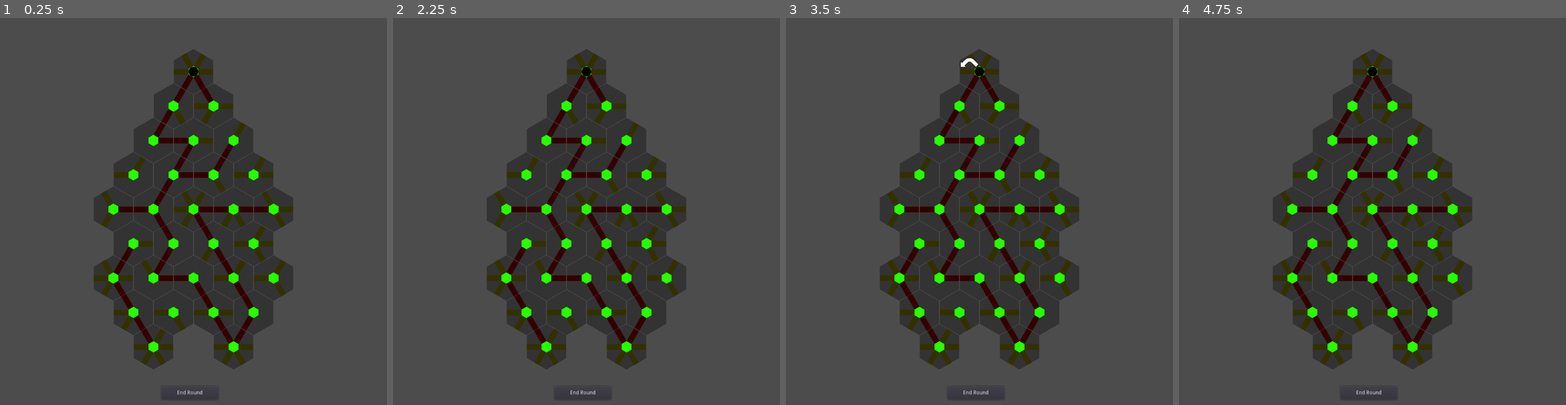
Above: before the commit, frames 1-4 (left to right).
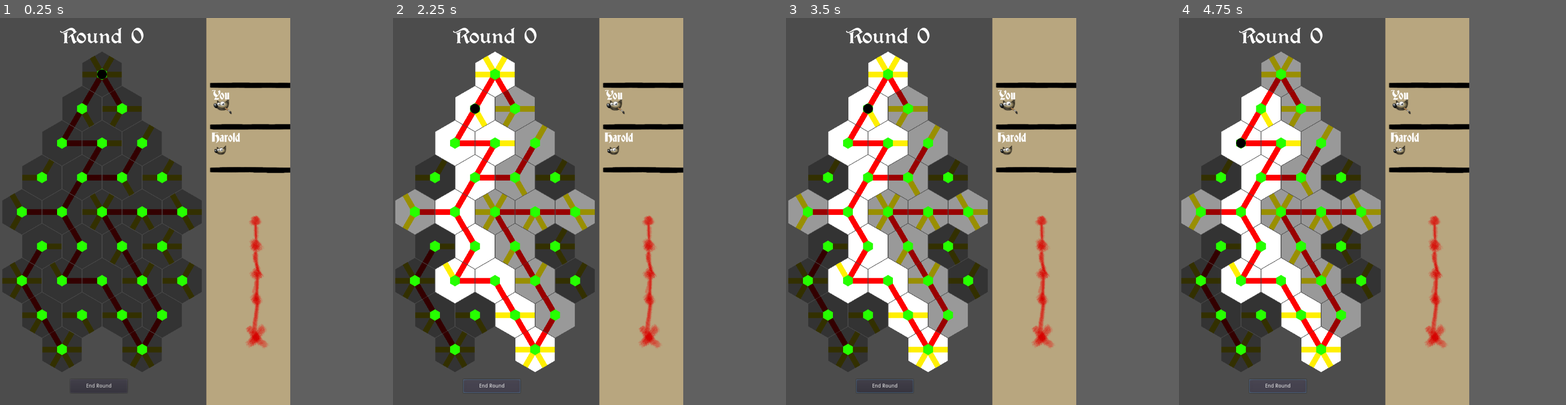
Above: after the commit, the same moments.

Repository: ollie-d/soul_weaver_LD53
Game: Godot game, scene res://Scenes/Levels/BaseLevel.tscn
Same seed, same stepped clock (60 frames per second), same inputs: the game is played once before the commit and once after it.
Inputs (mouse positions are in pixels of both pictures, inside the frame that each line leads up to):
- Up to frame 1 (0.25 s): no input
- Up to frame 2 (2.25 s): click (574, 72) at 0.52 s; click (598, 72) at 1.27 s; click (524, 385) at 2 s, where only the run after the commit has a clickable "End Round"
- Up to frame 3 (3.5 s): click (967, 72) at 2.77 s
- Up to frame 4 (4.75 s): click (1384, 72) at 3.52 s; click (1310, 385) at 4.25 s, where only the run after the commit has a clickable "End Round"
In our replay, the window is 800x800 before the commit and 600x800 after it. These sizes can differ from the game's own. Grey fills any space a smaller window leaves; there, only what the larger window draws over its background counts as a difference.

The runs differ from the first frame. In frame 1, 48% of the frame differs, in the area x 0-76%, y 0-100%; in frame 2, 53%; in frame 3, 53%; in frame 4, 53%.

Commit message:
Spaghetti
Oh man. I have hacked together something super nasty. It turns out using physics_process to calculate path connections is a mediocre idea since now I need to actually use a timer with a delay to wait for my connections to process via physics timer before I can calculate the next path. Super duper hacky, I would redo this in a hearbeat if I had time, but it seems to pick the correct path all of the time now... So now that the rules are set, I can finally make the game!

Diff:
--- a/Godot/Scenes/Globals/global_astar.gd
+++ b/Godot/Scenes/Globals/global_astar.gd
@@ -1,8 +1,9 @@
 extends Node
-
 
 onready var astar = AStar2D.new()
 var astar_dict = {}
+var astar_rev_dict = {}
+var end_point = "Start"
 
 # Called when the node enters the scene tree for the first time.
 func _ready():
--- a/Godot/Scenes/Levels/BaseLevel.tscn
+++ b/Godot/Scenes/Levels/BaseLevel.tscn
@@ -1,14 +1,33 @@
-[gd_scene load_steps=5 format=2]
+[gd_scene load_steps=14 format=2]
 
 [ext_resource path="res://Scenes/Board.tscn" type="PackedScene" id=1]
 [ext_resource path="res://Scenes/Tile.tscn" type="PackedScene" id=2]
 [ext_resource path="res://Scenes/PathFinder.gd" type="Script" id=3]
 [ext_resource path="res://Scenes/Soul.tscn" type="PackedScene" id=4]
+[ext_resource path="res://Assets/Fonts/Augusta.ttf" type="DynamicFontData" id=5]
+[ext_resource path="res://Assets/Sprites/layer_indicator.png" type="Texture" id=6]
+[ext_resource path="res://Assets/Sprites/turn_indicator.png" type="Texture" id=7]
+[ext_resource path="res://Assets/Fonts/Deutsch.ttf" type="DynamicFontData" id=8]
+[ext_resource path="res://Assets/Fonts/RobotoSlab-VariableFont_wght.ttf" type="DynamicFontData" id=9]
+[ext_resource path="res://Scenes/Levels/Level01.gd" type="Script" id=10]
+
+[sub_resource type="DynamicFont" id=1]
+size = 64
+font_data = ExtResource( 5 )
+
+[sub_resource type="DynamicFont" id=2]
+size = 32
+font_data = ExtResource( 8 )
+
+[sub_resource type="DynamicFont" id=3]
+size = 18
+font_data = ExtResource( 9 )
 
 [node name="Level" type="Node2D"]
+script = ExtResource( 10 )
 
 [node name="Board" parent="." instance=ExtResource( 1 )]
-position = Vector2( -1, 25 )
+position = Vector2( -243, 32 )
 script = ExtResource( 3 )
 
 [node name="Start" parent="Board" instance=ExtResource( 2 )]
@@ -22,6 +41,7 @@
 path_330 = false
 tile_type = "Neutral"
 layer = 1
+can_rotate = true
 
 [node name="R1_01" parent="Board" instance=ExtResource( 2 )]
 position = Vector2( 566, 208 )
@@ -29,6 +49,7 @@
 path_150 = false
 tile_type = "Neutral"
 layer = 1
+can_rotate = true
 
 [node name="R2_00" parent="Board" instance=ExtResource( 2 )]
 position = Vector2( 407, 299 )
@@ -38,6 +59,7 @@
 path_330 = false
 tile_type = "Neutral"
 layer = 2
+can_rotate = true
 
 [node name="R2_01" parent="Board" instance=ExtResource( 2 )]
 position = Vector2( 513, 299 )
@@ -47,6 +69,7 @@
 tile_type = "Neutral"
 layer = 2
 astar_weight = 0.95
+can_rotate = true
 
 [node name="R2_02" parent="Board" instance=ExtResource( 2 )]
 position = Vector2( 619, 299 )
@@ -56,6 +79,7 @@
 path_330 = false
 tile_type = "Neutral"
 layer = 2
+can_rotate = true
 
 [node name="R3_00" parent="Board" instance=ExtResource( 2 )]
 position = Vector2( 354, 390 )
@@ -65,6 +89,7 @@
 path_330 = false
 tile_type = "Neutral"
 layer = 3
+can_rotate = true
 
 [node name="R3_01" parent="Board" instance=ExtResource( 2 )]
 position = Vector2( 460, 390 )
@@ -74,6 +99,7 @@
 tile_type = "Neutral"
 layer = 3
 astar_weight = 0.95
+can_rotate = true
 
 [node name="R3_02" parent="Board" instance=ExtResource( 2 )]
 position = Vector2( 566, 390 )
@@ -83,6 +109,7 @@
 tile_type = "Neutral"
 layer = 3
 astar_weight = 0.95
+can_rotate = true
 
 [node name="R3_03" parent="Board" instance=ExtResource( 2 )]
 position = Vector2( 672, 390 )
@@ -91,6 +118,7 @@
 path_330 = false
 tile_type = "Neutral"
 layer = 3
+can_rotate = true
 
 [node name="R4_00" parent="Board" instance=ExtResource( 2 )]
 position = Vector2( 301, 481 )
@@ -99,6 +127,7 @@
 path_270 = false
 tile_type = "Neutral"
 layer = 4
+can_rotate = true
 
 [node name="R4_01" parent="Board" instance=ExtResource( 2 )]
 position = Vector2( 407, 481 )
@@ -108,6 +137,7 @@
 tile_type = "Neutral"
 layer = 4
 astar_weight = 0.99
+can_rotate = true
 
 [node name="R4_02" parent="Board" instance=ExtResource( 2 )]
 position = Vector2( 513, 481 )
@@ -122,6 +152,7 @@
 tile_type = "Neutral"
 layer = 4
 astar_weight = 0.99
+can_rotate = true
 
 [node name="R4_04" parent="Board" instance=ExtResource( 2 )]
 position = Vector2( 725, 481 )
@@ -129,6 +160,7 @@
 path_210 = false
 tile_type = "Neutral"
 layer = 4
+can_rotate = true
 
 [node name="R5_00" parent="Board" instance=ExtResource( 2 )]
 position = Vector2( 354, 572 )
@@ -138,6 +170,7 @@
 path_330 = false
 tile_type = "Neutral"
 layer = 5
+can_rotate = true
 
 [node name="R5_01" parent="Board" instance=ExtResource( 2 )]
 position = Vector2( 460, 572 )
@@ -148,6 +181,7 @@
 tile_type = "Neutral"
 layer = 5
 astar_weight = 0.95
+can_rotate = true
 
 [node name="R5_02" parent="Board" instance=ExtResource( 2 )]
 position = Vector2( 566, 572 )
@@ -157,6 +191,7 @@
 tile_type = "Neutral"
 layer = 5
 astar_weight = 0.95
+can_rotate = true
 
 [node name="R5_03" parent="Board" instance=ExtResource( 2 )]
 position = Vector2( 672, 572 )
@@ -164,6 +199,7 @@
 path_330 = false
 tile_type = "Neutral"
 layer = 5
+can_rotate = true
 
 [node name="R6_00" parent="Board" instance=ExtResource( 2 )]
 position = Vector2( 301, 663 )
@@ -178,6 +214,7 @@
 tile_type = "Neutral"
 layer = 6
 astar_weight = 0.99
+can_rotate = true
 
 [node name="R6_02" parent="Board" instance=ExtResource( 2 )]
 position = Vector2( 513, 663 )
@@ -188,6 +225,7 @@
 tile_type = "Neutral"
 layer = 6
 astar_weight = 0.95
+can_rotate = true
 
 [node name="R6_03" parent="Board" instance=ExtResource( 2 )]
 position = Vector2( 619, 663 )
@@ -196,6 +234,7 @@
 tile_type = "Neutral"
 layer = 6
 astar_weight = 0.99
+can_rotate = true
 
 [node name="R6_04" parent="Board" instance=ExtResource( 2 )]
 position = Vector2( 725, 663 )
@@ -204,6 +243,7 @@
 path_330 = false
 tile_type = "Neutral"
 layer = 6
+can_rotate = true
 
 [node name="R7_00" parent="Board" instance=ExtResource( 2 )]
 position = Vector2( 354, 754 )
@@ -211,6 +251,7 @@
 path_90 = false
 tile_type = "Neutral"
 layer = 7
+can_rotate = true
 
 [node name="R7_01" parent="Board" instance=ExtResource( 2 )]
 position = Vector2( 460, 754 )
@@ -221,6 +262,7 @@
 tile_type = "Neutral"
 layer = 7
 astar_weight = 0.95
+can_rotate = true
 
 [node name="R7_02" parent="Board" instance=ExtResource( 2 )]
 position = Vector2( 566, 754 )
@@ -229,6 +271,7 @@
 tile_type = "Neutral"
 layer = 7
 astar_weight = 0.95
+can_rotate = true
 
 [node name="R7_03" parent="Board" instance=ExtResource( 2 )]
 position = Vector2( 672, 754 )
@@ -238,6 +281,7 @@
 path_270 = false
 tile_type = "Neutral"
 layer = 7
+can_rotate = true
 
 [node name="Enemy_Win" parent="Board" instance=ExtResource( 2 )]
 position = Vector2( 407, 845 )
@@ -256,10 +300,68 @@
 scale = Vector2( 0.4, 0.4 )
 
 [node name="Button" type="Button" parent="Board"]
-margin_left = 428.0
-margin_top = 949.0
-margin_right = 579.0
-margin_bottom = 985.0
+margin_left = 429.0
+margin_top = 924.0
+margin_right = 580.0
+margin_bottom = 960.0
 text = "End Round"
 
+[node name="Label" type="Label" parent="."]
+anchor_left = 0.5
+anchor_right = 0.5
+margin_left = 159.0
+margin_top = 10.0
+margin_right = 383.0
+margin_bottom = 82.0
+custom_fonts/font = SubResource( 1 )
+text = "Round 0"
+
+[node name="Turn" type="Sprite" parent="."]
+position = Vector2( 669, 512 )
+texture = ExtResource( 7 )
+
+[node name="Layer" type="Sprite" parent="."]
+position = Vector2( 680, 689 )
+scale = Vector2( 0.4, 0.4 )
+texture = ExtResource( 6 )
+
+[node name="PlayerName" type="Label" parent="."]
+margin_left = 560.0
+margin_top = 188.0
+margin_right = 647.0
+margin_bottom = 223.0
+custom_fonts/font = SubResource( 2 )
+text = "You"
+
+[node name="EnemyName" type="Label" parent="."]
+margin_left = 560.0
+margin_top = 300.0
+margin_right = 647.0
+margin_bottom = 335.0
+custom_fonts/font = SubResource( 2 )
+text = "Harold"
+
+[node name="PlayerRotations" type="Label" parent="."]
+margin_left = 632.0
+margin_top = 225.0
+margin_right = 737.0
+margin_bottom = 245.0
+custom_fonts/font = SubResource( 3 )
+text = "Rotations left
+ 3/3"
+
+[node name="EnemyRotations" type="Label" parent="."]
+margin_left = 632.0
+margin_top = 341.0
+margin_right = 748.0
+margin_bottom = 365.0
+custom_fonts/font = SubResource( 3 )
+text = "Rotations left
+ 1/1"
+
+[node name="Timer" type="Timer" parent="."]
+wait_time = 0.1
+one_shot = true
+
 [connection signal="pressed" from="Board/Button" to="Board" method="_on_Button_pressed"]
+[connection signal="timeout" from="Timer" to="." method="_on_Timer_timeout"]
--- /dev/null
+++ b/Godot/Scenes/Levels/Level01.gd
@@ -0,0 +1,40 @@
+extends Node2D
+
+
+onready var enemy_name := "Harold"
+onready var max_enemy_rotations := 1
+onready var max_player_rotations := 3
+onready var enemy_rotations_remaining = max_enemy_rotations
+onready var player_rotations_remaining = max_player_rotations
+onready var turn := "Player"
+
+
+# Called when the node enters the scene tree for the first time.
+func _ready():
+	for child in $Board.get_children():
+		var id = child.get_name()
+		if ("_" in id) or ("Start" in id):
+			child.connect("rotated", self, "track_rotations")
+
+
+func track_rotations(undo):
+	var value = -1
+	if undo:
+		value = 1
+	if turn == "Player":
+		player_rotations_remaining += value
+		var text = "Rotations left\n{curr}/{max}"
+		$PlayerRotations.text =  text.format({"curr":player_rotations_remaining, "max": max_player_rotations})
+	elif turn == "Enemy":
+		enemy_rotations_remaining += value
+
+	# After rotation, execute path finding after a brief delay
+	$Timer.start()
+
+# Called every frame. 'delta' is the elapsed time since the previous frame.
+#func _process(delta):
+#	pass
+
+
+func _on_Timer_timeout():
+	$Board.path_find()
--- a/Godot/Scenes/PathFinder.gd
+++ b/Godot/Scenes/PathFinder.gd
@@ -26,10 +26,10 @@
 func _physics_process(delta):
 	pass
 
-
-func _on_Button_pressed():
+func path_find():
 	global_astar.astar = AStar2D.new()
 	global_astar.astar_dict = {}
+	global_astar.astar_rev_dict = {}
 	# Turn off all hexes first and add points to astar
 	var i := 0
 	for child in self.get_children():
@@ -39,6 +39,7 @@
 			child.optimal_tile = false
 			global_astar.astar.add_point(i, child.position, child.astar_weight)
 			global_astar.astar_dict[id] = i # map id to name in a dict
+			global_astar.astar_rev_dict[i] = id # map reverse of name to id
 			child.tile_name = id # set tile name for connecting
 			i += 1
 
@@ -78,17 +79,44 @@
 	elif enemy_win_connected and not player_win_connected:
 		# If player win is not connected, choose enemy path if it is
 		path = path_enemy
-	elif not enemy_win_connected and not player_win_connected:
-		# If neither goes to the end, choose the shortest path
-		if len(path_enemy) < len(path_player):
-			path = path_enemy
 	elif len(path_enemy) + len(path_player) == 0:
-		# If there is no path, doesn't matter?
-		pass
+		# If neither enemy nor player win connected, path to lowest point.
+		# This should be done for each layer
+		for child in self.get_children():
+			var id = child.get_name()
+			if ("_" in id) or ("Start" in id):
+				var connections = global_astar.astar.get_point_connections(global_astar.astar_dict[id])
+				if len(connections) > 0:
+					for c in connections:
+						var new_id = global_astar.astar_rev_dict[c]
+						if self.find_node(new_id).layer == self.find_node(global_astar.end_point).layer:
+							# If layers are equal, see which path is shorter
+							var start_point = global_astar.astar_dict[curr_tile.tile_name]
+							var path_current = global_astar.astar.get_id_path(start_point, global_astar.astar_dict[global_astar.end_point])
+							var path_new = global_astar.astar.get_id_path(start_point, global_astar.astar_dict[new_id])
+							if len(path_new) < len(path_current):
+								path = path_new
+								global_astar.end_point = new_id
+							else:
+								path = path_current
+						elif self.find_node(new_id).layer > self.find_node(global_astar.end_point).layer:
+							# If layer is deeper, set new path
+							var start_point = global_astar.astar_dict[curr_tile.tile_name]
+							path = global_astar.astar.get_id_path(start_point, global_astar.astar_dict[new_id])
+							global_astar.end_point = new_id
+				#else:
+				#	path = []
 
 	for item in global_astar.astar_dict.keys():
-		if global_astar.astar_dict[item] in path:
-			self.get_node(item).optimal_tile = true
+		if len(path) > 0:
+			if global_astar.astar_dict[item] in path:
+				self.get_node(item).optimal_tile = true
+
+	return path
+
+
+func _on_Button_pressed():
+	var path = path_find()
 
 	# Move soul to the next cell (if not trapped)
 	if len(path) > 1:
--- a/Godot/Scenes/Tile.gd
+++ b/Godot/Scenes/Tile.gd
@@ -1,5 +1,7 @@
 tool
 extends Node2D
+
+signal rotated(undo)
 
 export var path_30  := true setget disable_enable_30
 export var path_90  := true setget disable_enable_90
@@ -14,14 +16,21 @@
 
 export var astar_weight := 1.0 setget set_astar_weight
 
+export var can_rotate := true setget set_rotate
+
 var is_connected := false # if any paths connect to hexes this is set to true
 var is_tile_on := false
 var tile_name = ""
 var optimal_tile := false
 
+# Use this to track undos
+var last_rotations = [""]
+
 # Called when the node enters the scene tree for the first time.
 func _ready():
-	pass
+	if can_rotate == false:
+		$Arrow_Left.disabled = true
+		$Arrow_Right.disabled = true
 
 
 func set_astar_weight(weight):
@@ -59,6 +68,16 @@
 				if not Engine.is_editor_hint():
 					path.state = "unconnected"
 					is_connected = false
+
+	# Disable rotation on 6-path hexes
+	if path_30 and path_90 and path_150 and path_210 and path_270 and path_330:
+		can_rotate = false
+		$Arrow_Left.disabled = true
+		$Arrow_Right.disabled = true
+	else:
+		can_rotate = true
+		$Arrow_Left.disabled = false
+		$Arrow_Right.disabled = false
 
 
 func disable_enable(angle, b):
@@ -110,6 +129,10 @@
 	disable_enable(330, b)
 
 
+func set_rotate(status):
+	can_rotate = status
+
+
 func turn_on():
 	is_tile_on = true
 	for child in $Hex.get_children():
@@ -122,9 +145,31 @@
 		child.parent_hex_on = false
 
 
+func rotate_left(append):
+	$Hex.rotation_degrees -= 60
+	if append:
+		last_rotations.append("left")
+
+
 func _on_Arrow_Left_pressed():
-	$Hex.rotation_degrees -= 60
+	var undo = false
+	if last_rotations[-1] == "right":
+		undo = true
+		last_rotations.pop_back()
+	emit_signal("rotated", undo)
+	rotate_left(!undo)
+
+
+func rotate_right(append):
+	$Hex.rotation_degrees += 60
+	if append:
+		last_rotations.append("right")
 
 
 func _on_Arrow_Right_pressed():
-	$Hex.rotation_degrees += 60
+	var undo = false
+	if last_rotations[-1] == "left":
+		undo = true
+		last_rotations.pop_back()
+	emit_signal("rotated", undo)
+	rotate_right(!undo)
--- a/Godot/Scenes/Tile.tscn
+++ b/Godot/Scenes/Tile.tscn
@@ -158,6 +158,7 @@
 [node name="Tile" type="Node2D"]
 script = ExtResource( 2 )
 tile_type = ""
+can_rotate = false
 
 [node name="Hex" type="Sprite" parent="."]
 modulate = Color( 0.2, 0.2, 0.2, 1 )
@@ -204,6 +205,7 @@
 margin_top = -36.0
 margin_right = -3.0
 margin_bottom = 30.0
+disabled = true
 texture_pressed = ExtResource( 7 )
 texture_hover = ExtResource( 4 )
 
@@ -213,6 +215,7 @@
 margin_top = -36.0
 margin_right = 50.0
 margin_bottom = 32.0
+disabled = true
 texture_pressed = ExtResource( 9 )
 texture_hover = ExtResource( 5 )
 
--- a/Godot/project.godot
+++ b/Godot/project.godot
@@ -20,6 +20,7 @@
 
 [display]
 
+window/size/width=768
 window/size/height=1024
 
 [gui]
Binary file added: Godot/Assets/Fonts/Augusta-Shadow.ttf
Binary file added: Godot/Assets/Fonts/Augusta.ttf
Not shown, added: Godot/Assets/Fonts/DEUTSCH.TXT
Binary file added: Godot/Assets/Fonts/Deutsch.ttf
Not shown, added: Godot/Assets/Fonts/ROBOTO_SLAB.txt
Binary file added: Godot/Assets/Fonts/static/RobotoSlab-Black.ttf
Binary file added: Godot/Assets/Fonts/static/RobotoSlab-Bold.ttf
Binary file added: Godot/Assets/Fonts/static/RobotoSlab-ExtraBold.ttf
Binary file added: Godot/Assets/Fonts/static/RobotoSlab-ExtraLight.ttf
Binary file added: Godot/Assets/Fonts/static/RobotoSlab-Light.ttf
Binary file added: Godot/Assets/Fonts/static/RobotoSlab-Medium.ttf
Binary file added: Godot/Assets/Fonts/static/RobotoSlab-Regular.ttf
(and 6 more such lines)
